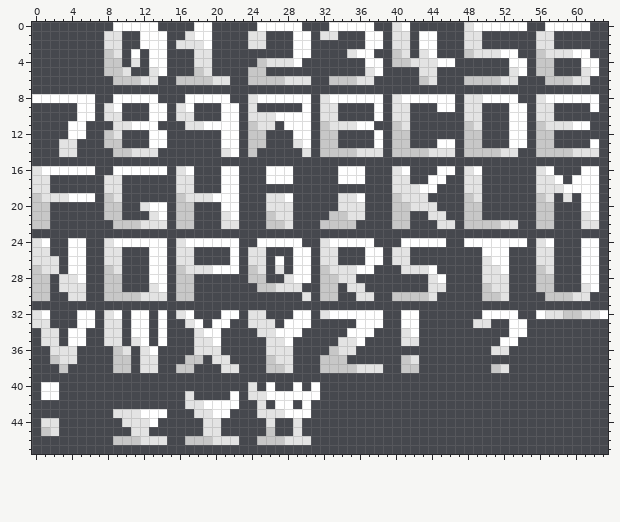
Pixel-art file, stored at SpaceInvaders/res/img/fonts/HSFont.ase. That is the earlier state.
64x48 pixels, 1 frame.
New version:
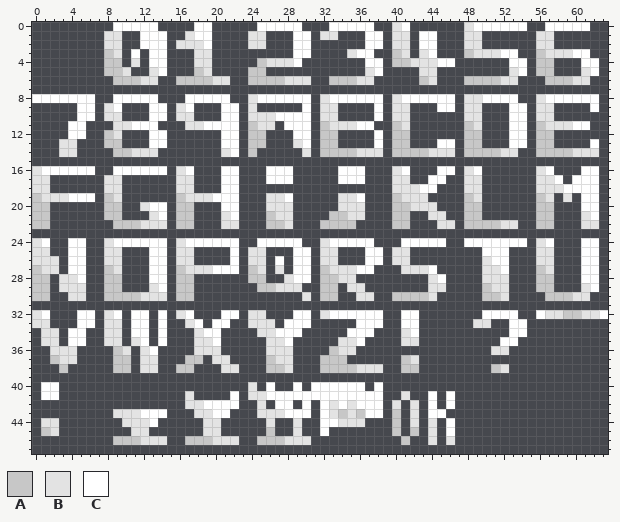
Palette (. is transparent): A #c7c7c7  B #e3e3e3  C #ffffff
What changed:
Changed rows in their new state; - is an unchanged pixel.
first column x 32:
40 CCCCC-C--------
41 CCCCCCC--B--C-C
42 CBCBCCC-B-B-C-C
43 CBABACC-A-B-CC-
44 CCBBB---A-B-B-C
45 C-------A-A-B-C
46 ---------A--B-B
Pixel boxes of the changes (left, top, right, bottom) in both pictures:
added: (320, 382, 455, 445)
